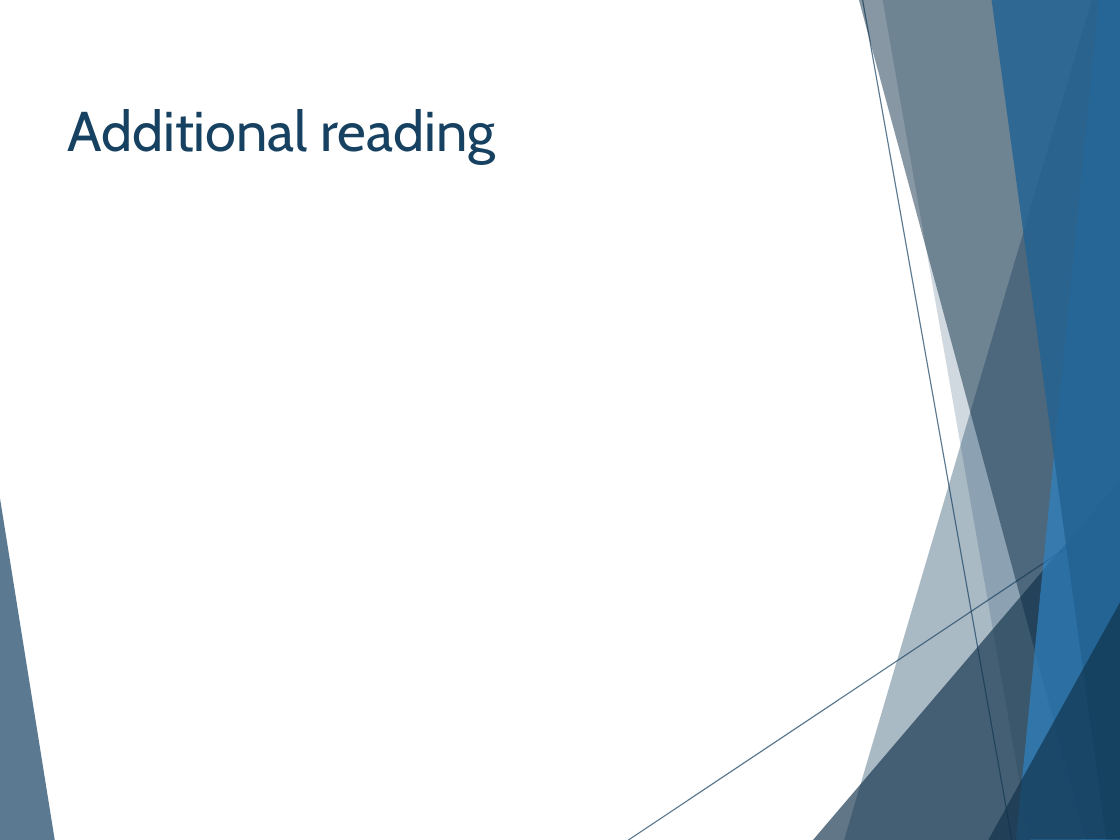
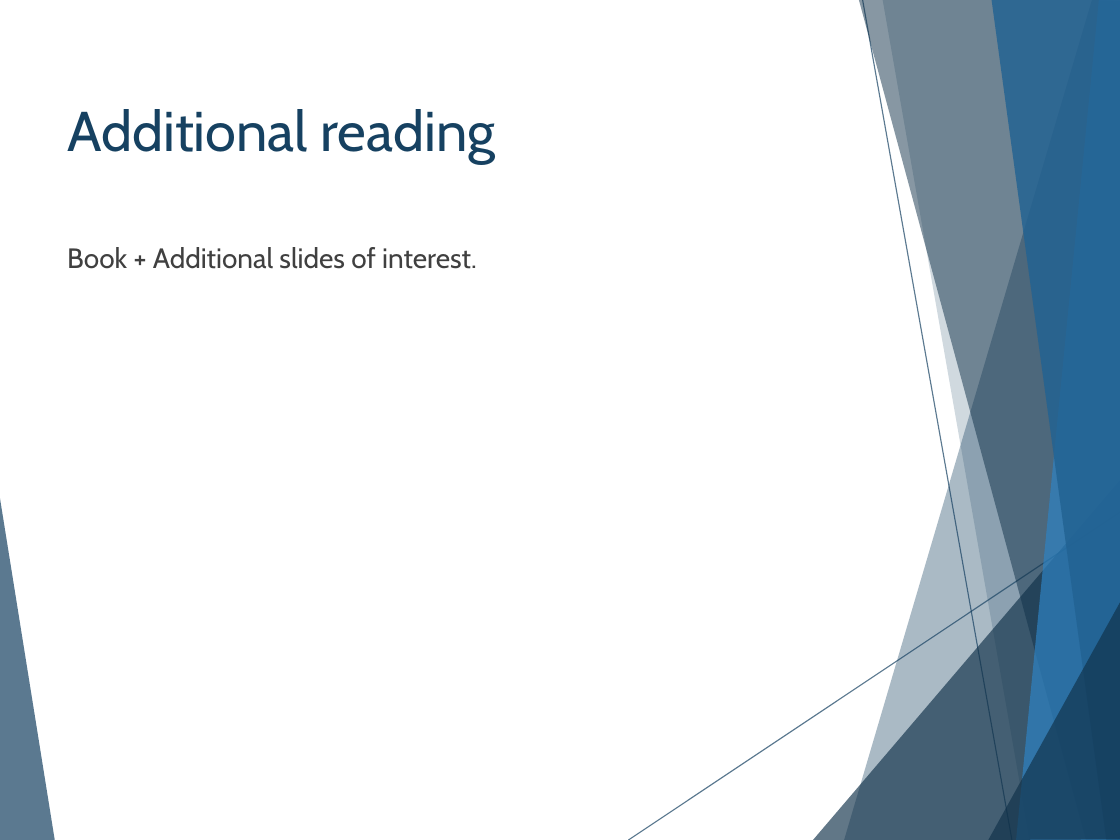
Before and after one commit to hlmpsy/psychopy_training, a slide deck: slide 24 of PsychoPy-Part2/PsychoPy-part2.pptx. Drawn at 1120x840 pixels with LibreOffice and Linux fonts; fonts in the diff are those of the drawing. Boxes give left, top, right and bottom in pixels: in the first picture for what was removed or moved away, otherwise in the second. Text is boxed around its words. In the diff, an @@ line names an element or a change of style, - is before the commit and + after.

```diff
--- a/PsychoPy-Part2/PsychoPy-part2.pptx
+++ b/PsychoPy-Part2/PsychoPy-part2.pptx
@@ text added at <box>67,247,477,269</box>, 18 pt, text #404040 @@
+Book + Additional slides of interest.
```
Also in this commit, not shown: 7 other slides changed, 39 other files.
